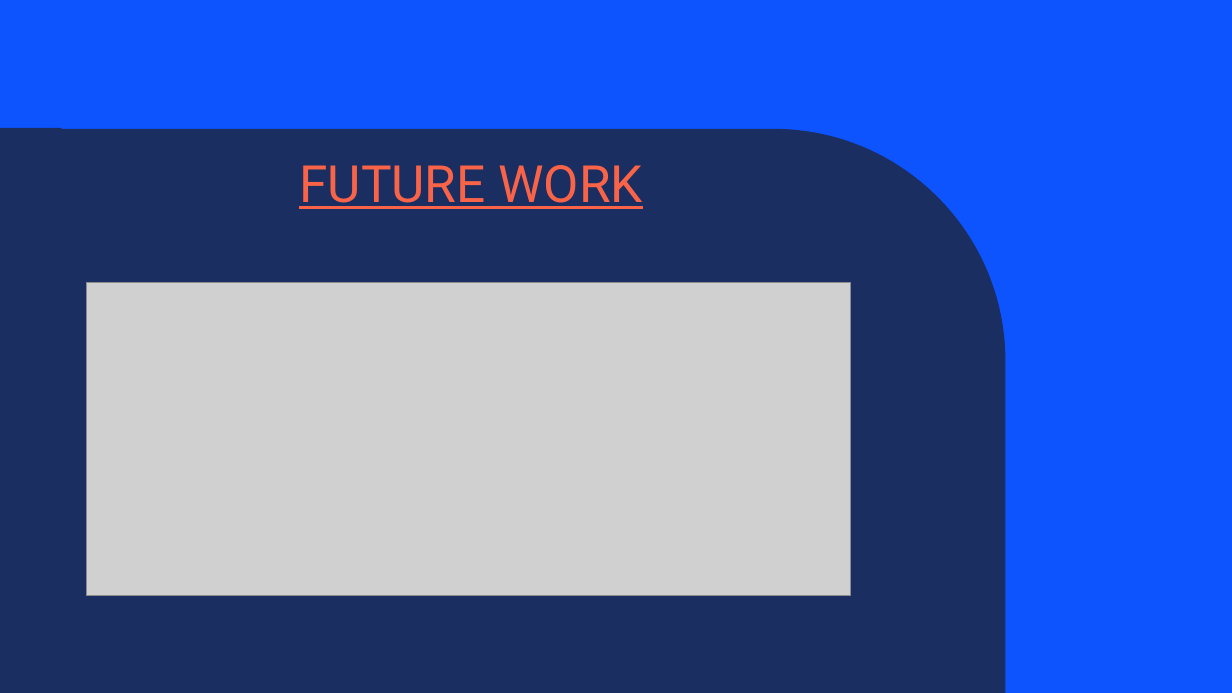
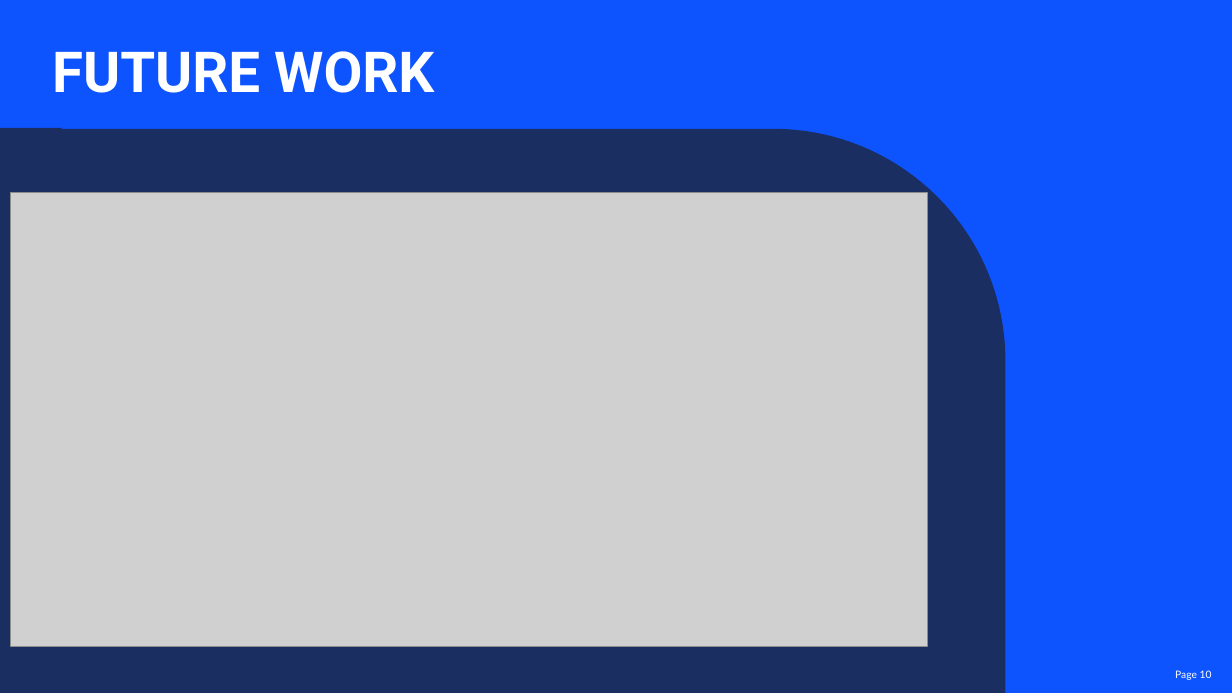
Before and after one commit to Tunir10Chaudhuri/Case_Study_Group_4, a slide deck: slide 10 of Case_Study_Group_4.pptx. Drawn at 1232x693 pixels with LibreOffice and Linux fonts; fonts in the diff are those of the drawing; grey boxes stand for pictures; background and template pictures are left out. Boxes give left, top, right and bottom in pixels: in the first picture for what was removed or moved away, otherwise in the second. Text is boxed around its words. In the diff, an @@ line names an element or a change of style, - is before the commit and + after.

```diff
--- a/Case_Study_Group_4.pptx
+++ b/Case_Study_Group_4.pptx
@@ text "FUTURE WORK": place and size @@
-text "FUTURE WORK" at (299, 165, 643, 209)
+text "FUTURE WORK" at (52, 51, 434, 93)
@@ text "FUTURE WORK" at (52, 51, 434, 93): size 40 to 44 pt, text colour #F96449 to #FFFFFF, bold on, underline off @@
@@ picture: place and size @@
-picture at (86, 283, 850, 596)
+picture at (11, 193, 928, 647)
@@ page number added at (1175, 670, 1212, 680), 8 pt, text #FFFFFF @@
+Page 10
```
Also in this commit, not shown: 9 other slides changed, 2 slides added, 1 slide removed.
